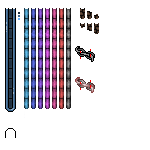
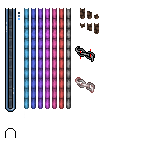
Comparing the layer stacks of the two 150px x 150px images. Changes:
removed layer "color" over [6, 8, 99, 110]
painted on "Background" over [6, 8, 99, 110]
